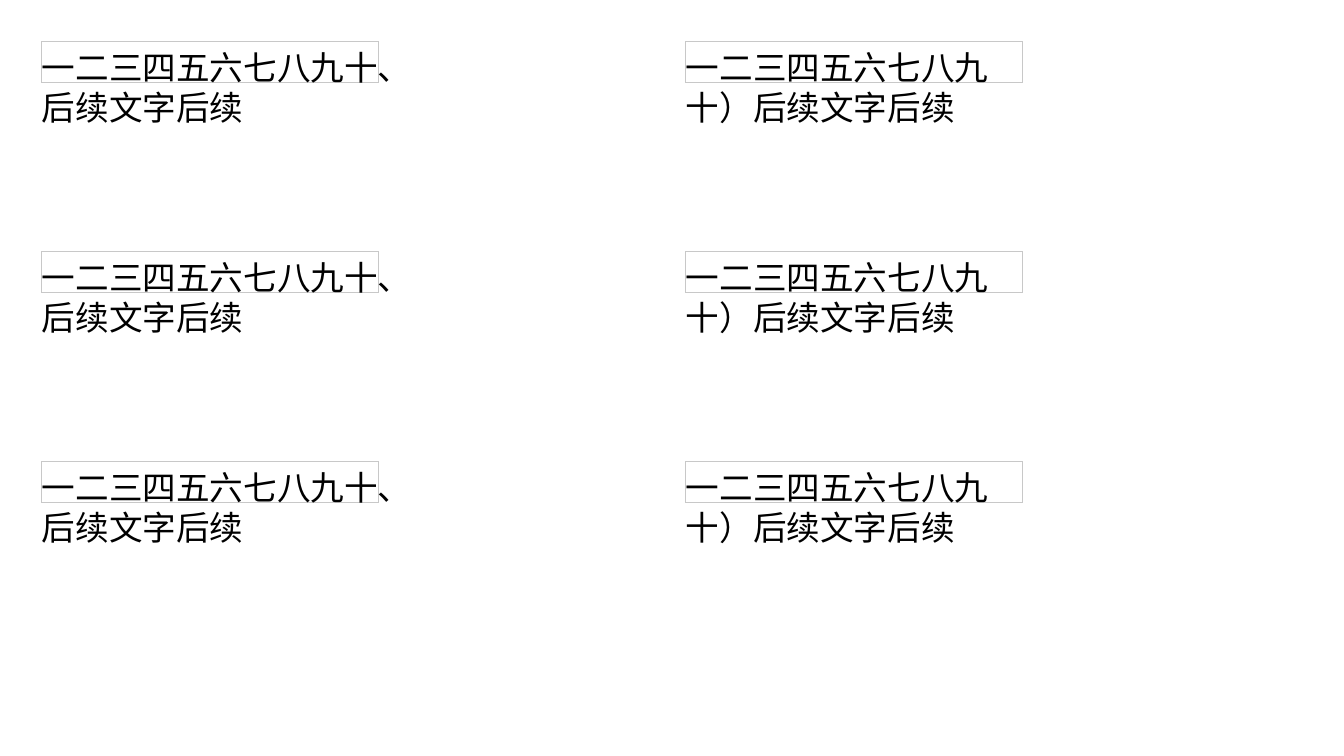
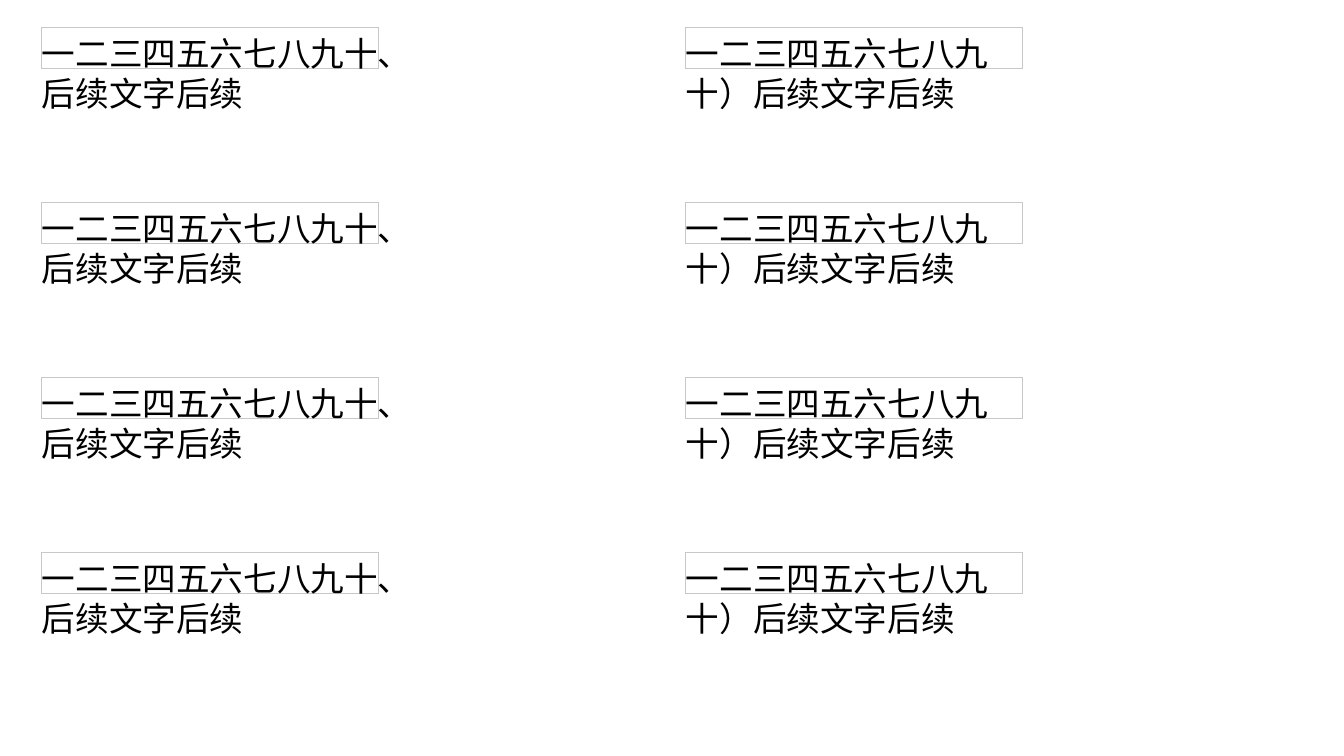
Before and after one commit to spitmaster/unppt, a slide deck: slide 1 of testcases/text-ea-lang.pptx. Drawn at 1344x756 pixels with LibreOffice and Linux fonts; fonts in the diff are those of the drawing. Boxes give left, top, right and bottom in pixels: in the first picture for what was removed or moved away, otherwise in the second. Text is boxed around its words. In the diff, an @@ line names an element or a change of style, - is before the commit and + after.

```diff
--- a/testcases/text-ea-lang.pptx
+++ b/testcases/text-ea-lang.pptx
@@ rectangle "一二三四五六七八九十、后续文字后续": place and size @@
-rectangle "一二三四五六七八九十、后续文字后续" at <box>42,42,379,83</box>
+rectangle "一二三四五六七八九十、后续文字后续" at <box>42,28,379,69</box>
@@ rectangle "一二三四五六七八九十）后续文字后续": place and size @@
-rectangle "一二三四五六七八九十）后续文字后续" at <box>687,252,1023,292</box>
+rectangle "一二三四五六七八九十）后续文字后续" at <box>687,28,1023,69</box>
@@ rectangle "一二三四五六七八九十、后续文字后续": place and size @@
-rectangle "一二三四五六七八九十、后续文字后续" at <box>42,252,379,292</box>
+rectangle "一二三四五六七八九十、后续文字后续" at <box>42,203,379,243</box>
@@ rectangle "一二三四五六七八九十）后续文字后续": place and size @@
-rectangle "一二三四五六七八九十）后续文字后续" at <box>687,462,1023,502</box>
+rectangle "一二三四五六七八九十）后续文字后续" at <box>687,203,1023,243</box>
@@ rectangle "一二三四五六七八九十、后续文字后续": place and size @@
-rectangle "一二三四五六七八九十、后续文字后续" at <box>42,462,379,502</box>
+rectangle "一二三四五六七八九十、后续文字后续" at <box>42,378,379,418</box>
@@ rectangle added at <box>687,378,1023,418</box>, outline #C8C8C8 0.75 pt, 24 pt, text #000000 @@
+一二三四五六七八九十）后续文字后续
@@ text in rectangle at <box>42,557,412,634</box>: text changed @@
-一二三四五六七八九十）后续文字后续
+一二三四五六七八九十、后续文字后续
@@ rectangle "一二三四五六七八九十、后续文字后续": place and size @@
-rectangle "一二三四五六七八九十、后续文字后续" at <box>687,42,1023,83</box>
+rectangle "一二三四五六七八九十、后续文字后续" at <box>42,554,379,594</box>
@@ rectangle added at <box>687,554,1023,594</box>, outline #C8C8C8 0.75 pt, 24 pt, text #000000 @@
+一二三四五六七八九十）后续文字后续
```
Also in this commit, not shown: 8 other files.
